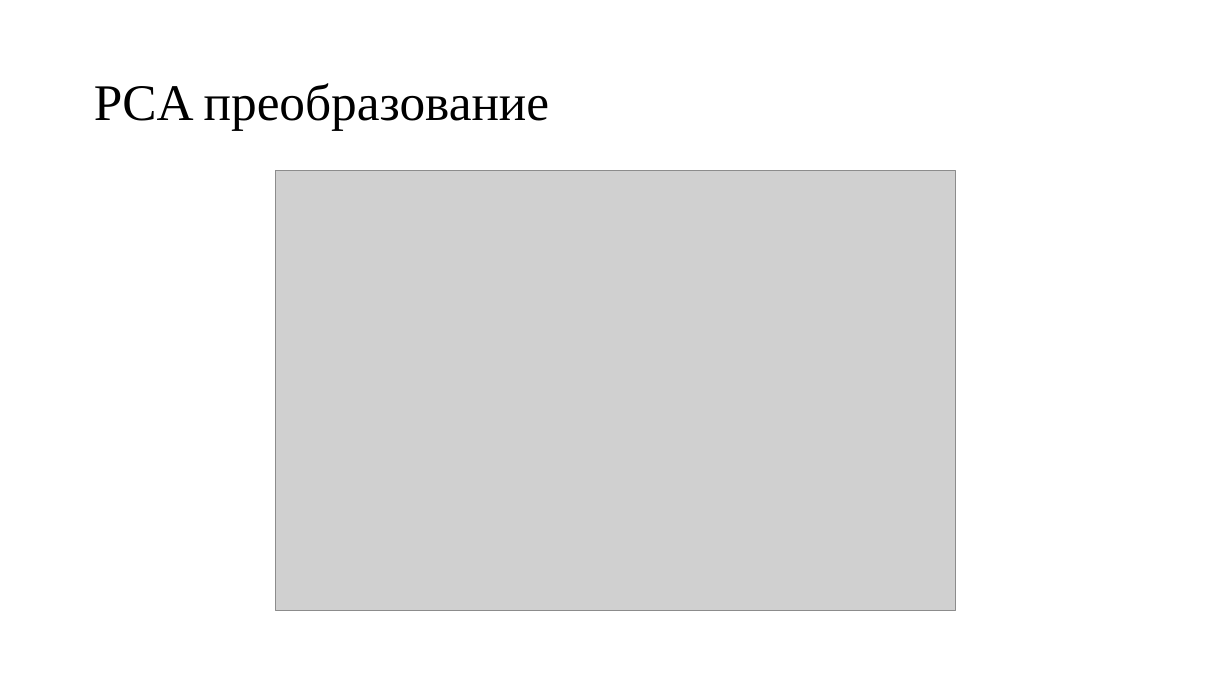
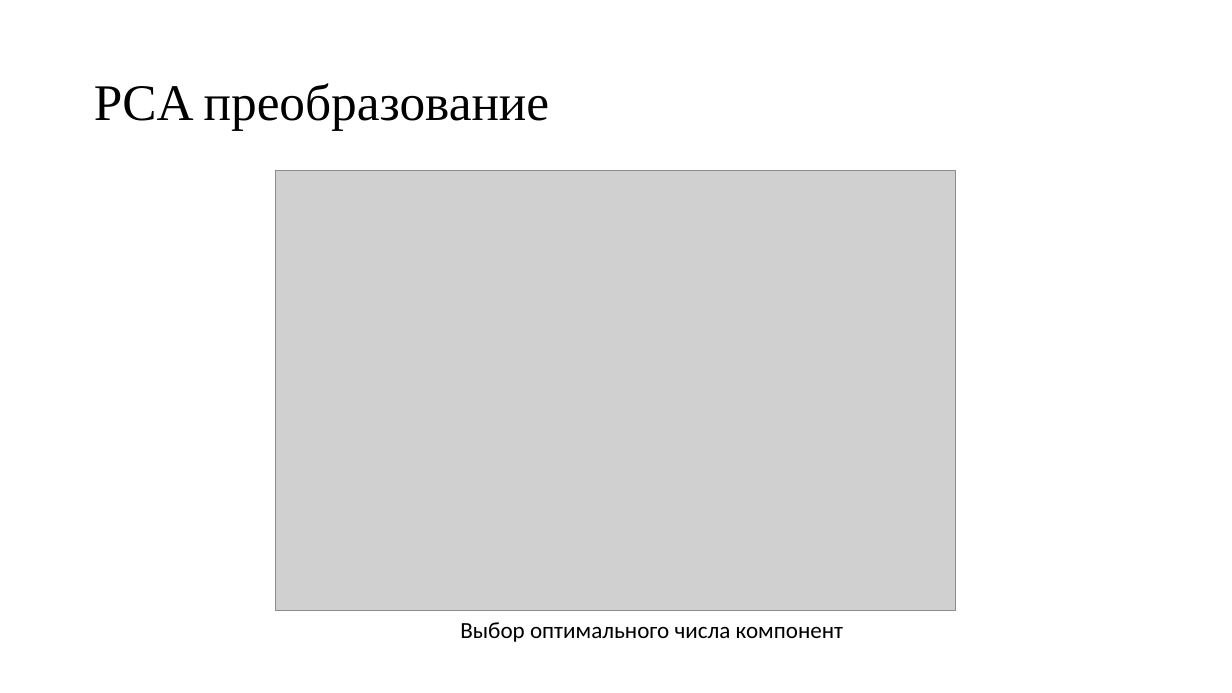
Before and after one commit to serikov1/PythonCode, a slide deck: slide 6 of ML/Complex task/Комплексная задача.pptx. Drawn at 1232x693 pixels with LibreOffice and Linux fonts; fonts in the diff are those of the drawing; grey boxes stand for pictures. Boxes give left, top, right and bottom in pixels: in the first picture for what was removed or moved away, otherwise in the second. Text is boxed around its words. In the diff, an @@ line names an element or a change of style, - is before the commit and + after.

```diff
--- a/ML/Complex task/Комплексная задача.pptx
+++ b/ML/Complex task/Комплексная задача.pptx
@@ text added at (460, 622, 843, 642), 18 pt, text #000000 @@
+Выбор оптимального числа компонент
```
Also in this commit, not shown: 6 other slides changed, 3 slides added, 22 other files.
